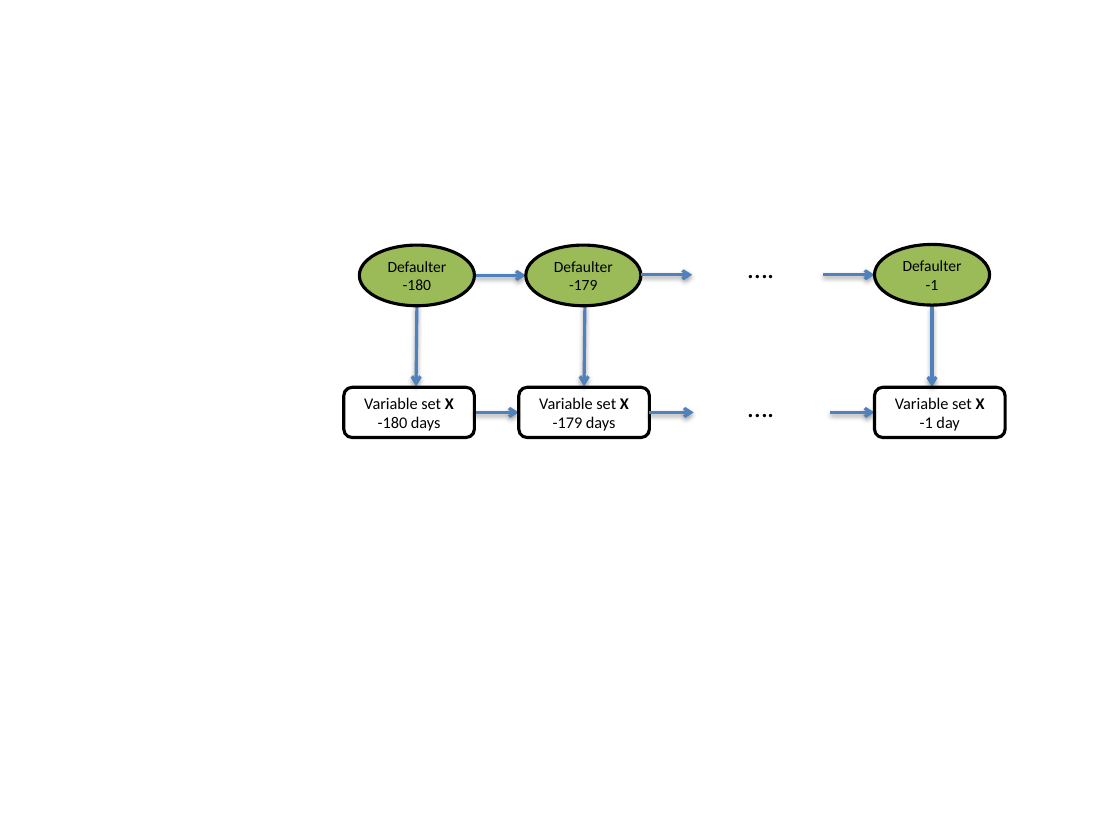
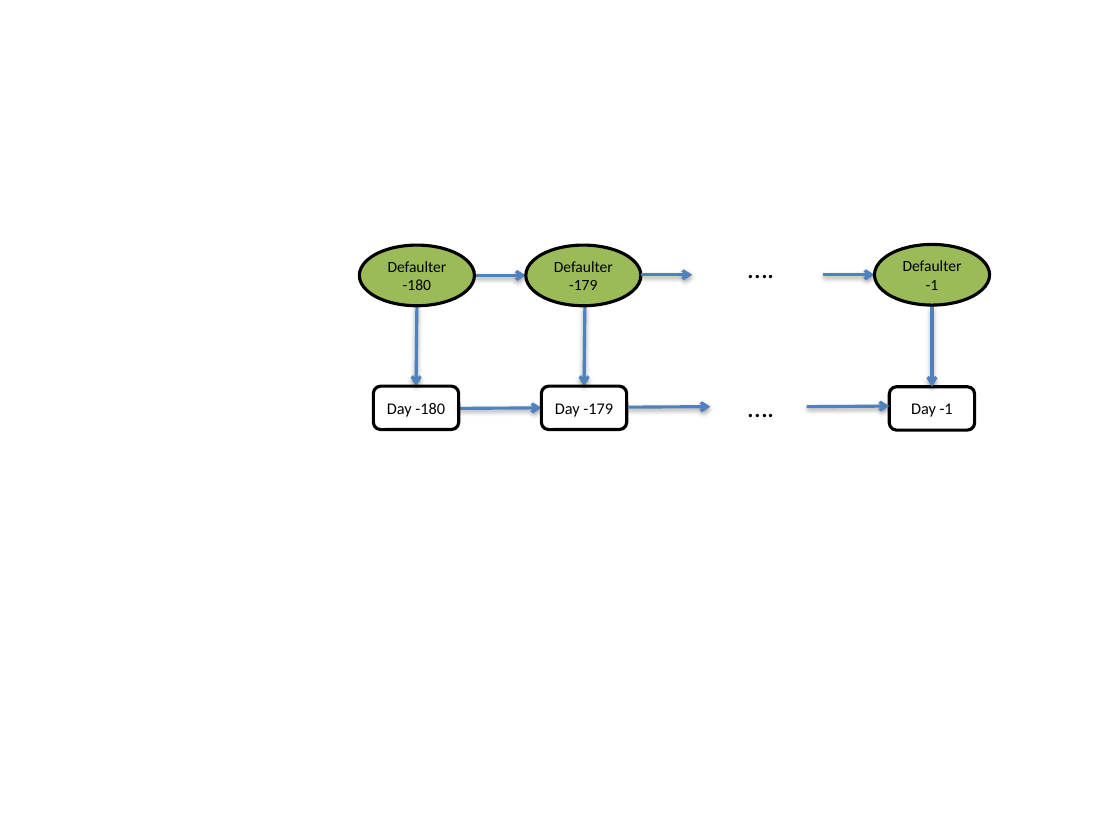
Before and after one commit to amidst/toolbox, a slide deck: slide 4 of doc/D2.1_AMIDSTModelingFramework/figures/CajaMarModelsBucket.pptx. Drawn at 1120x840 pixels with LibreOffice and Linux fonts; fonts in the diff are those of the drawing. Boxes give left, top, right and bottom in pixels: in the first picture for what was removed or moved away, otherwise in the second. Text is boxed around its words. In the diff, an @@ line names an element or a change of style, - is before the commit and + after.

```diff
--- a/doc/D2.1_AMIDSTModelingFramework/figures/CajaMarModelsBucket.pptx
+++ b/doc/D2.1_AMIDSTModelingFramework/figures/CajaMarModelsBucket.pptx
@@ rounded rectangle removed at <box>344,388,475,438</box> @@
-Variable set X -180 days
@@ rounded rectangle added at <box>373,386,458,430</box>, outline #000000 2 pt, 10.5 pt, text #000000 @@
+Day -180
@@ rounded rectangle removed at <box>519,388,650,438</box> @@
-Variable set X -179 days
@@ rounded rectangle added at <box>541,386,626,430</box>, outline #000000 2 pt, 10.5 pt, text #000000 @@
+Day -179
@@ rounded rectangle removed at <box>875,388,1006,438</box> @@
-Variable set X -1 day
@@ rounded rectangle added at <box>889,386,974,430</box>, outline #000000 2 pt, 10.5 pt, text #000000 @@
+Day -1
@@ arrow moved from (475, 412) - (519, 412) to (459, 409) - (541, 408) @@
@@ arrow moved from (650, 412) - (693, 412) to (628, 408) - (710, 407) @@
@@ arrow moved from (830, 412) - (875, 412) to (806, 407) - (889, 407) @@
```
Also in this commit, not shown: 2 other slides changed, 4 other files.
